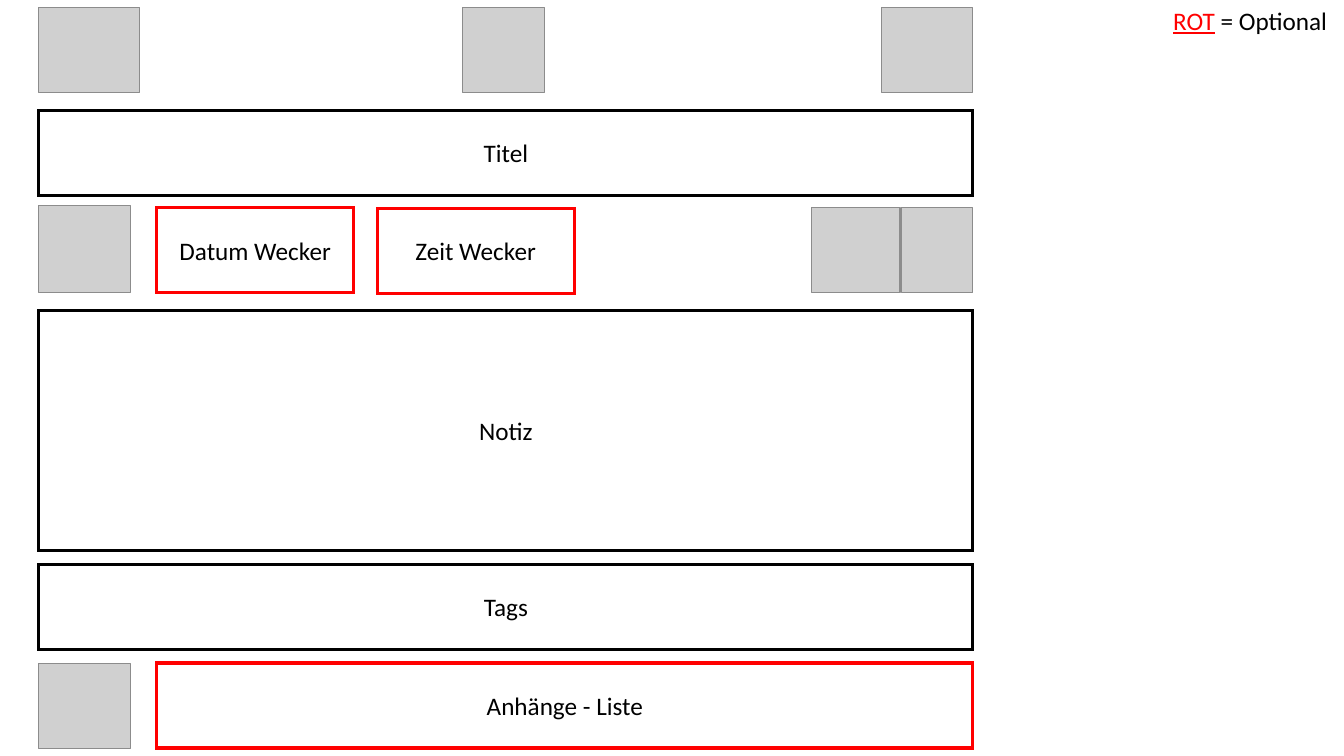
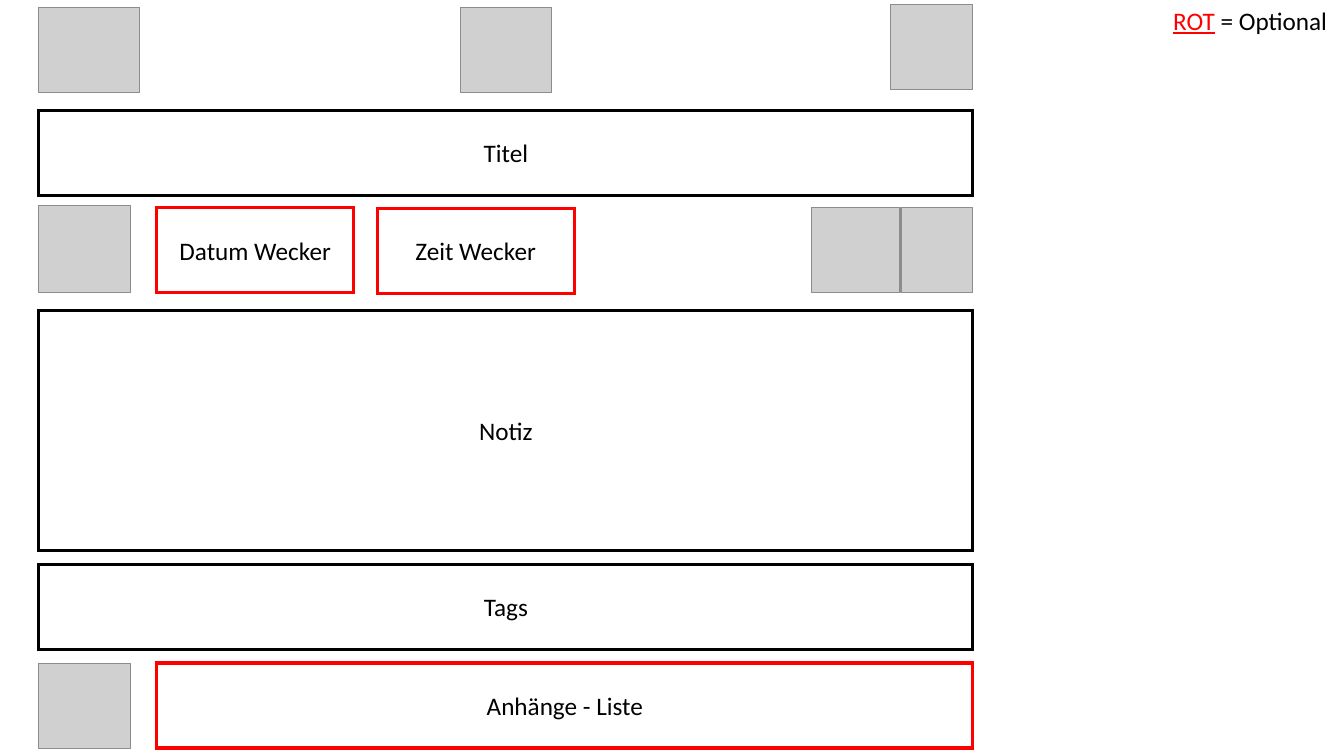
Before and after one commit to tastyshrimps/notr, a slide deck: slide 2 of NOTR.pptx. Drawn at 1344x756 pixels with LibreOffice and Linux fonts; fonts in the diff are those of the drawing; grey boxes stand for pictures. Boxes give left, top, right and bottom in pixels: in the first picture for what was removed or moved away, otherwise in the second. Text is boxed around its words. In the diff, an @@ line names an element or a change of style, - is before the commit and + after.

```diff
--- a/NOTR.pptx
+++ b/NOTR.pptx
@@ picture: place and size @@
-picture at [882, 7, 974, 92]
+picture at [461, 7, 553, 92]
@@ picture: place and size @@
-picture at [463, 7, 544, 92]
+picture at [891, 5, 973, 90]
```
Also in this commit, not shown: 3 other files.
